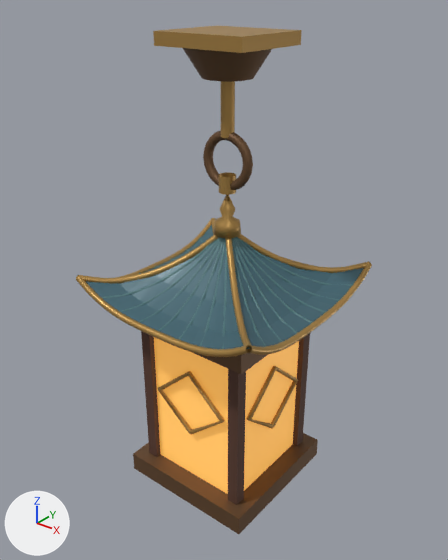
What one commit did to the glTF model E03_悬挂灯笼/E03.glb.
One viewpoint serves both versions: a 50 mm camera at (1.048, -1.325, 1.712) aimed at (-0.031, 0.024, 0.876). The lights are fixed; the arrows at lower left show +X, +Y and +Z. The picture after the commit comes second. Where no turn or scale is listed for an object, it has been applied to the vertices. Vertices at exactly the same position are counted once.

The scene before the commit, as lines of its bpy script (objects in view):
```python
ob_e03_bronze = bpy.data.objects.new('E03_bronze', me_mesh_4)
ob_e03_bronze.location = (0.0, 0.0, 0.0)
ob_e03_gold = bpy.data.objects.new('E03_gold', me_mesh_1)
ob_e03_gold.location = (0.0, 0.0, 0.0)
ob_e03_paper = bpy.data.objects.new('E03_paper', me_mesh_3)
ob_e03_paper.location = (0.0, 0.0, 0.0)
ob_e03_teal = bpy.data.objects.new('E03_teal', me_mesh_2)
ob_e03_teal.location = (0.0, 0.0, 0.0)
ob_e03_wood = bpy.data.objects.new('E03_wood', me_mesh_5)
ob_e03_wood.location = (0.0, 0.0, 0.0)
# also in view: 'E03_blue' at (0.0, 0.0, 0.953)
```
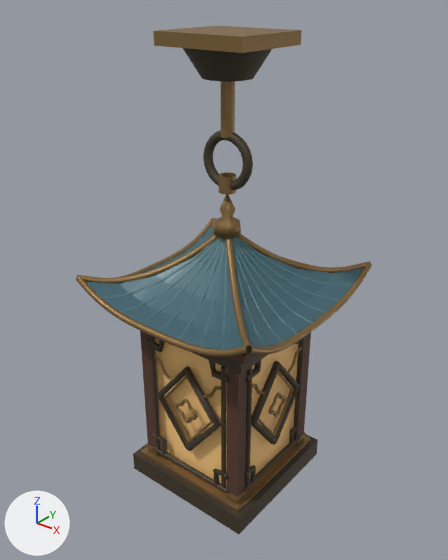
Scene script edits in JSON lines:
```json
{"op": "set", "path": "mat_gold.base_color", "old": "(0.479, 0.283, 0.0802)", "new": "(0.301, 0.184, 0.0723)", "note": "orange #b89150 -> brown #95774c"}
{"op": "remove", "block": "mat_paper", "code": "mat_paper.emission_color = (1.0, 0.423, 0.0561)  # orange #ffae43"}
{"op": "remove", "block": "mat_paper", "code": "mat_paper.emission_strength = 0.46"}
{"op": "set", "path": "mat_bronze.base_color", "old": "(0.165, 0.0865, 0.0395)", "new": "(0.0887, 0.0685, 0.0437)", "note": "brown #715338 -> brown #544a3b"}
{"block": "me_mesh_1", "where": "# used by ob_e03_gold; location = (0.0, 0.0, 0.0)"}
{"op": "remove", "block": "me_mesh_1", "code": "me_mesh_1.from_pydata(...)  # 1175 vertices, 2156 faces; spans x -0.32..0.32, y -0.32..0.32, z 0.428..1.594"}
{"op": "add", "block": "me_mesh_1", "code": "me_mesh_1.from_pydata(...)  # 2252 vertices, 4132 faces; spans x -0.32..0.32, y -0.32..0.32, z 0.247..1.594"}
{"block": "me_mesh_1", "change": "me_mesh_1 part 1: a new loose piece, a box spanning x 0.147..0.195, y -0.195..-0.147, z 0.274..0.289, in mat_gold (brown #95774c)"}
{"block": "me_mesh_1", "change": "me_mesh_1 part 2: 15 vertices moved from x -0.189..0.177, y -0.177..0.175, z 0.428..0.66 to x -0.209..0.209, y -0.209..0.147, z 0.247..0.784; 92 vertices removed from x -0.189..0.191, y -0.191..0.189, z 0.428..0.662; 1121 vertices added at x -0.209..0.209, y -0.209..0.209, z 0.247..0.784"}
{"block": "me_mesh_1", "change": "other edits to the shape of me_mesh_1 do not show in these pictures"}
{"block": "me_mesh_4", "where": "# used by ob_e03_bronze; location = (0.0, 0.0, 0.0)"}
{"op": "remove", "block": "me_mesh_4", "code": "me_mesh_4.from_pydata(...)  # 331 vertices, 584 faces; spans x -0.23..0.23, y -0.23..0.23, z 0.0..1.56"}
{"op": "add", "block": "me_mesh_4", "code": "me_mesh_4.from_pydata(...)  # 940 vertices, 1352 faces; spans x -0.23..0.23, y -0.23..0.23, z 0.0..1.56"}
{"block": "me_mesh_4", "change": "me_mesh_4 part 3: 609 vertices added at x -0.2..0.2, y -0.2..0.2, z 0.28..0.76"}
{"block": "me_mesh_5", "where": "# used by ob_e03_wood; location = (0.0, 0.0, 0.0)"}
{"op": "remove", "block": "me_mesh_5", "code": "me_mesh_5.from_pydata(...)  # 32 vertices, 48 faces; spans x -0.189..0.189, y -0.189..0.189, z 0.2..0.85"}
{"op": "add", "block": "me_mesh_5", "code": "me_mesh_5.from_pydata(...)  # 40 vertices, 60 faces; spans x -0.26..0.26, y -0.26..0.26, z 0.2..0.858"}
{"block": "me_mesh_5", "change": "me_mesh_5 part 4: a new loose piece, a box spanning x -0.26..0.26, y -0.26..0.26, z 0.831..0.858, in mat_wood (brown #593a2d)"}
{"block": "me_mesh_5", "change": "me_mesh_5 part 5: a new loose piece, a box spanning x -0.191..-0.151, y -0.191..-0.151, z 0.2..0.85, in mat_wood (brown #593a2d)"}
{"block": "me_mesh_5", "change": "me_mesh_5 part 6: a new loose piece, a box spanning x 0.151..0.191, y 0.151..0.191, z 0.2..0.85, in mat_wood (brown #593a2d)"}
{"block": "me_mesh_5", "change": "me_mesh_5 part 7: a new loose piece, a box spanning x 0.151..0.191, y -0.191..-0.151, z 0.2..0.85, in mat_wood (brown #593a2d)"}
{"block": "me_mesh_5", "change": "me_mesh_5 part 8: the loose piece of 8 vertices spanning x -0.189..-0.153, y -0.189..-0.153, z 0.2..0.85 is deleted"}
{"block": "me_mesh_5", "change": "me_mesh_5 part 9: the loose piece of 8 vertices spanning x 0.153..0.189, y 0.153..0.189, z 0.2..0.85 is deleted"}
{"block": "me_mesh_5", "change": "me_mesh_5 part 10: the loose piece of 8 vertices spanning x 0.153..0.189, y -0.189..-0.153, z 0.2..0.85 is deleted"}
{"block": "me_mesh_5", "change": "other edits to the shape of me_mesh_5 do not show in these pictures"}
```

Pixel boxes (x1, y1, x2, y2) of what changed, in the pictures (448 x 560 px):
```json
{"object": "E03_bronze", "change": "recoloured, reshaped", "before": [133, 48, 318, 534], "after": [133, 48, 318, 534]}
{"object": "E03_gold", "change": "recoloured, reshaped", "before": [76, 26, 372, 434], "after": [76, 26, 372, 512], "on screen": "19% taller"}
{"object": "E03_paper", "change": "recoloured, surface changed", "before": [155, 338, 298, 487], "after": [155, 338, 298, 487], "on screen": "orange to brown"}
{"object": "E03_wood", "change": "reshaped", "before": [141, 331, 310, 505], "after": [140, 331, 311, 503]}
{"part": 1, "of": "me_mesh_1", "change": "added", "after": [225, 490, 247, 502]}
{"part": 2, "of": "me_mesh_1", "change": "built on", "before": [158, 366, 298, 434], "after": [141, 347, 311, 512]}
{"part": 3, "of": "me_mesh_4", "change": "added", "after": [146, 335, 307, 494], "on screen": "brown"}
{"part": 4, "of": "me_mesh_5", "change": "added", "after": [226, 353, 258, 365], "on screen": "mostly hidden"}
{"part": 5, "of": "me_mesh_5", "change": "added", "after": [140, 331, 159, 455], "on screen": "brown"}
{"part": 6, "of": "me_mesh_5", "change": "added", "after": [293, 333, 311, 444], "on screen": "brown"}
{"part": 7, "of": "me_mesh_5", "change": "added", "after": [227, 368, 247, 503], "on screen": "brown"}
{"part": 8, "of": "me_mesh_5", "change": "deleted", "before": [141, 331, 160, 457], "on screen": "brown"}
{"part": 9, "of": "me_mesh_5", "change": "deleted", "before": [293, 333, 310, 446], "on screen": "brown"}
{"part": 10, "of": "me_mesh_5", "change": "deleted", "before": [228, 369, 246, 505], "on screen": "brown"}
```
